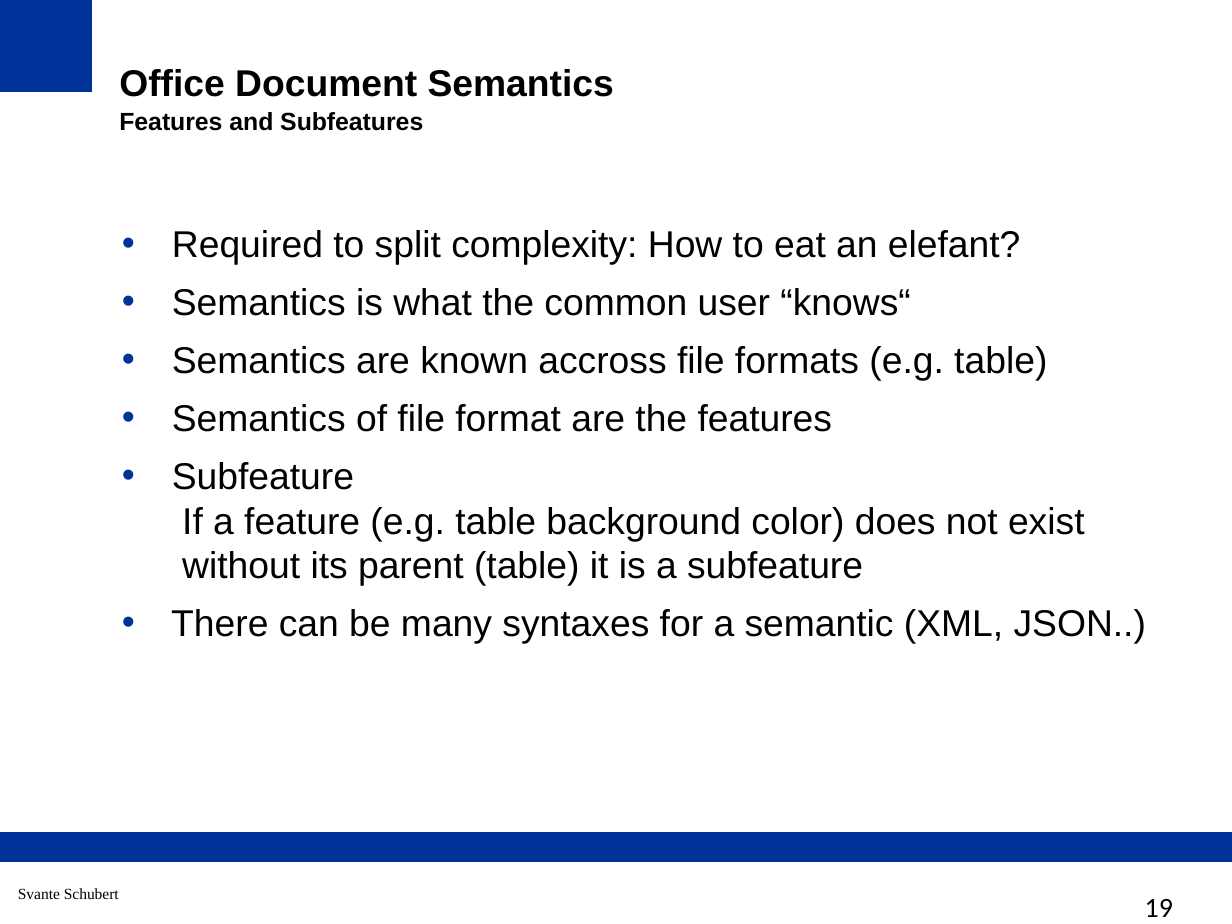
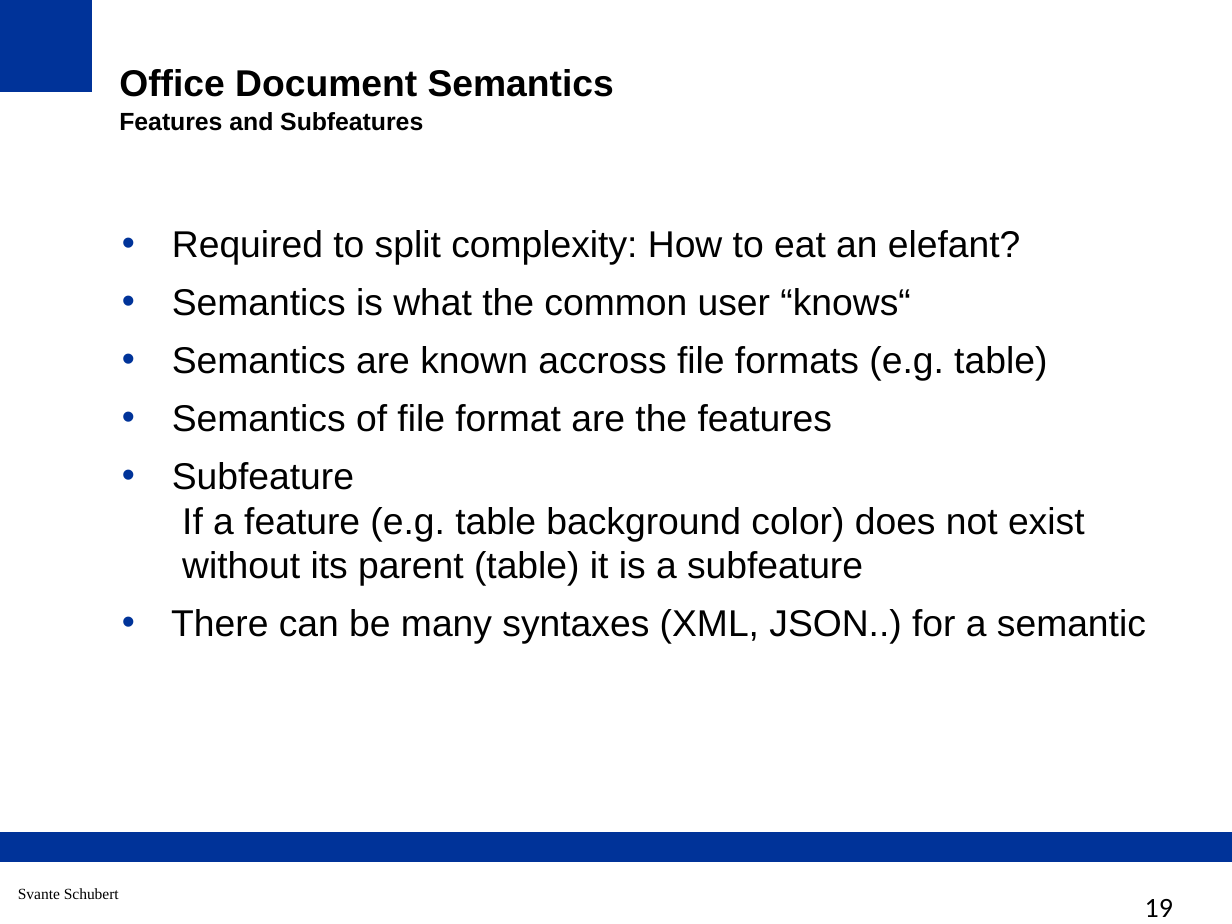
Before and after one commit to tdf/odftoolkit, a slide deck: slide 19 of docs/docs/presentations/2023 - LibreOffice Conference Bukarest - ODF and it's Toolkit.odp. Drawn at 1232x924 pixels with LibreOffice and Linux fonts; fonts in the diff are those of the drawing. Boxes give left, top, right and bottom in pixels: in the first picture for what was removed or moved away, otherwise in the second. Text is boxed around its words. In the diff, an @@ line names an element or a change of style, - is before the commit and + after.

```diff
--- a/docs/docs/presentations/2023 - LibreOffice Conference Bukarest - ODF and it's Toolkit.odp
+++ b/docs/docs/presentations/2023 - LibreOffice Conference Bukarest - ODF and it's Toolkit.odp
@@ text at (171, 609, 1146, 644): text changed @@
-• There can be many syntaxes for a semantic (XML, JSON..)
+• There can be many syntaxes (XML, JSON..) for a semantic
```
Also in this commit, not shown: 7 other slides changed, 1 other file.
